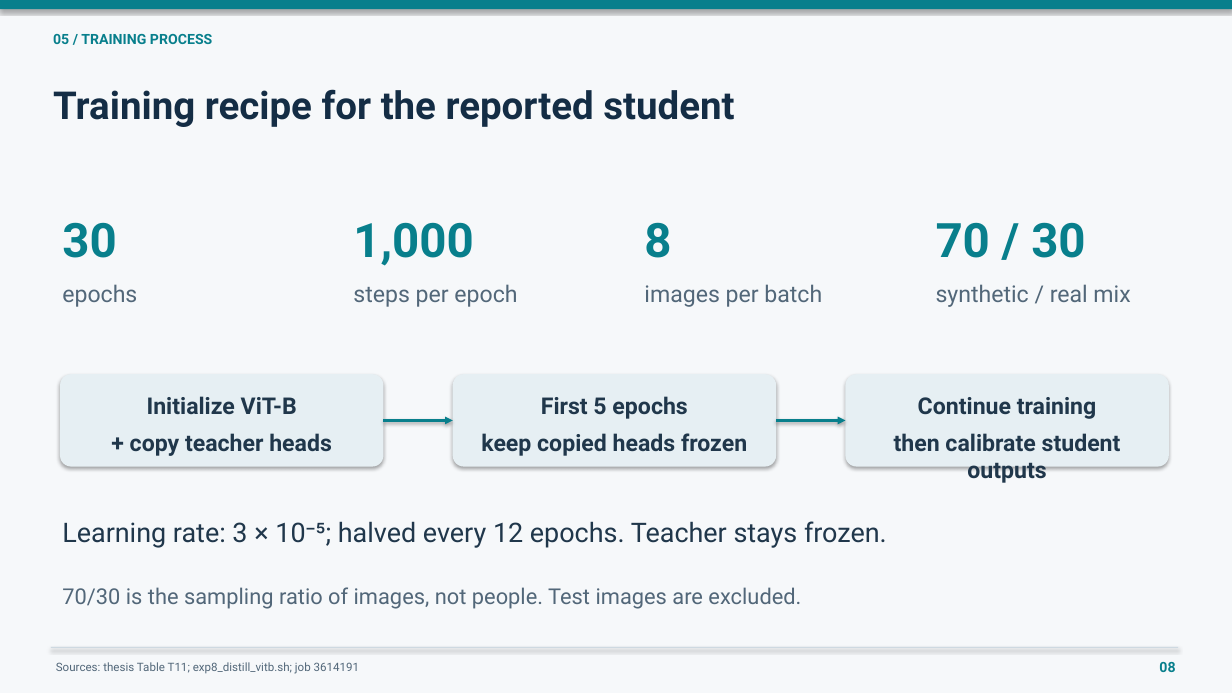
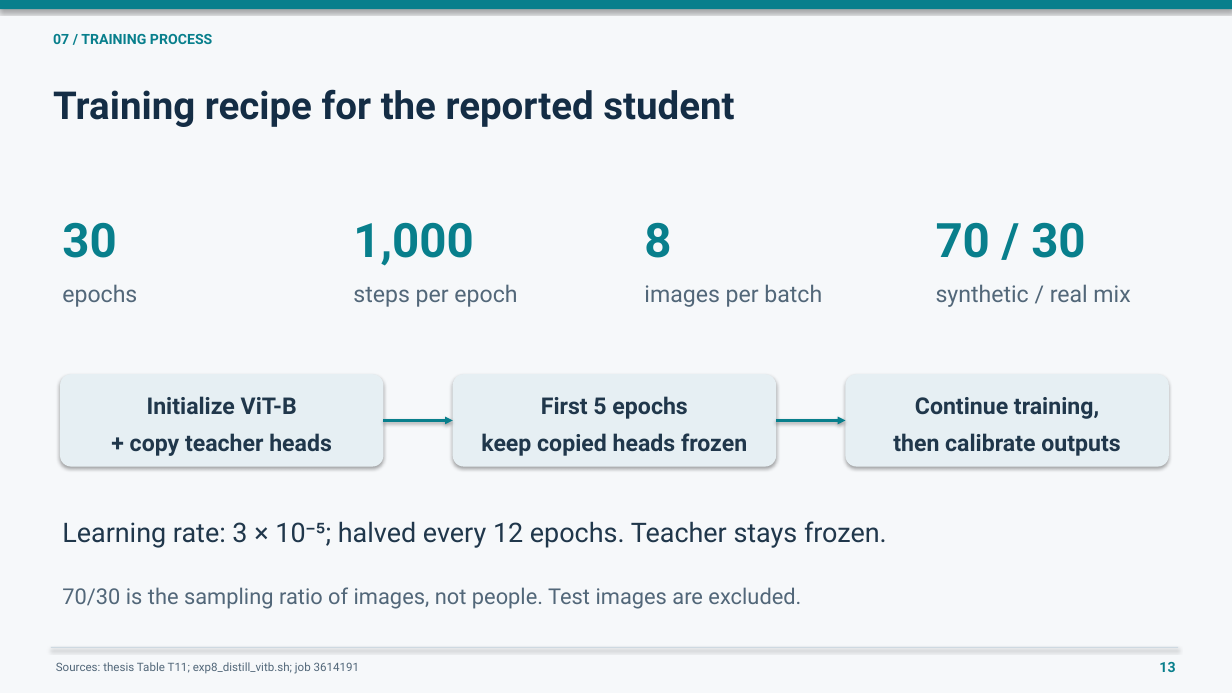
Before and after one commit to saadnajib/Multi-Person-Whole-Body-Human-Mesh-Recovery-in-a-Single-Shot-with-Annyone-dataset-and-3dpw-dataset, a slide deck: slide 13 of docs/presentations/2026-10-22_supervisor/Najib_supervisor_presentation.pptx (slide 8 before the commit). Drawn at 1232x693 pixels with LibreOffice and Linux fonts; fonts in the diff are those of the drawing. Boxes give left, top, right and bottom in pixels: in the first picture for what was removed or moved away, otherwise in the second. Text is boxed around its words. In the diff, an @@ line names an element or a change of style, - is before the commit and + after.

```diff
--- a/docs/presentations/2026-10-22_supervisor/Najib_supervisor_presentation.pptx
+++ b/docs/presentations/2026-10-22_supervisor/Najib_supervisor_presentation.pptx
@@ text at (x1=53, y1=34, x2=212, y2=44): text changed @@
-05 / TRAINING PROCESS
+07 / TRAINING PROCESS
@@ text at (x1=893, y1=397, x2=1120, y2=456): text changed @@
-Continue training
-then calibrate student outputs
+Continue training,
+then calibrate outputs
@@ text at (x1=1159, y1=662, x2=1175, y2=672): text changed @@
-08
+13
```
Also in this commit, not shown: 19 other slides changed, 1 slide added, 11 other files.
